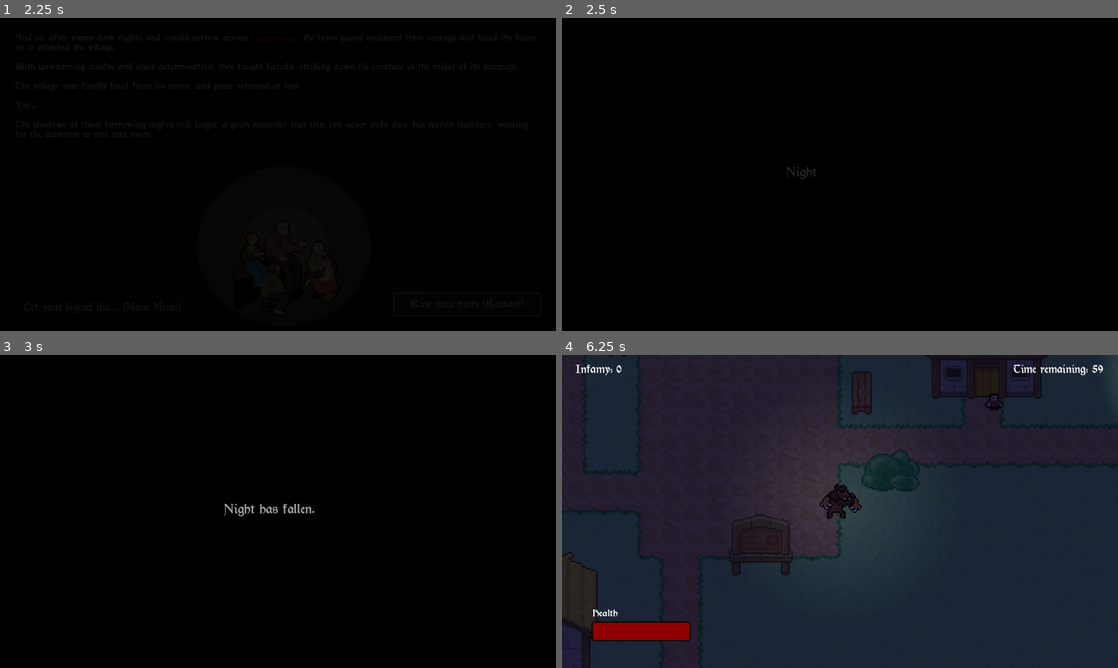
Above: before the commit, frames 1-4 (two rows, left to right).
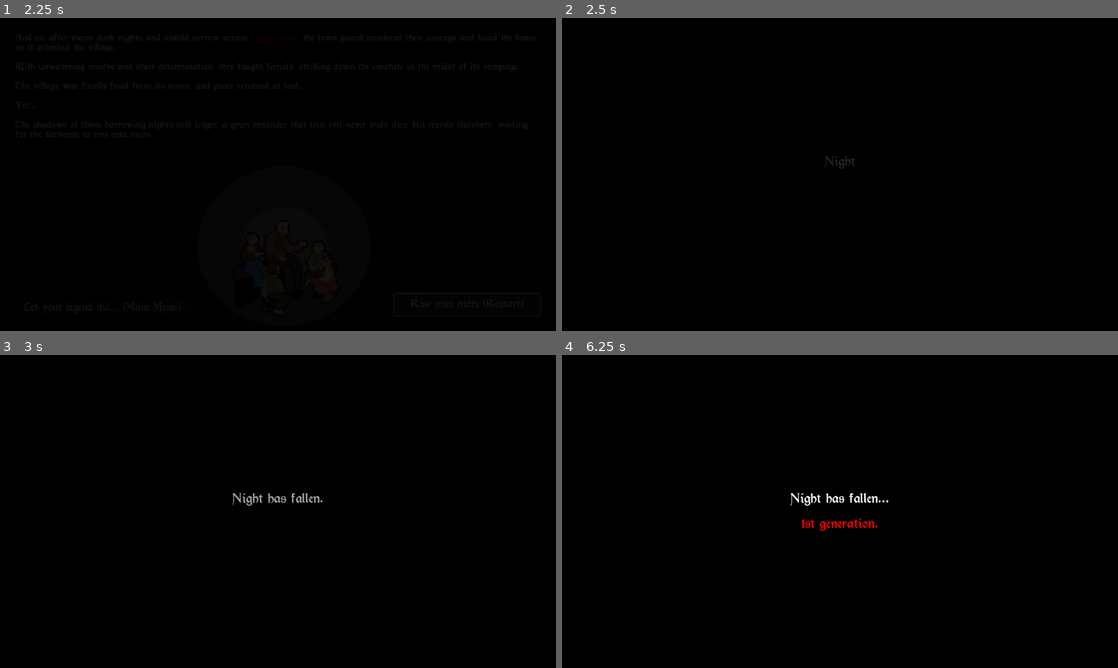
Above: after the commit, the same moments.

Repository: zhang-edward/folk-monster-game
Game: Godot game, scene res://scenes/GameOver.tscn
Two runs of this game, one before a commit and one after it. Both use one fixed random seed, a clock stepped at 60 frames per second and the inputs below. This scene is started directly instead of the project's main scene.
Inputs (mouse positions are in pixels of both pictures, inside the frame that each line leads up to):
- Up to frame 1 (2.25 s): hold Up (move_up) 0.53-1.25 s; hold Space (attack) 0.53-1.25 s; click (278, 174) at 0.67 s; click "Rise once more (Restart)" at 1.25 s; click "Rise once more (Restart)" at 2 s
- Up to frame 2 (2.5 s): no input
- Up to frame 3 (3 s): move the mouse to (278, 511) at 2.77 s; hold Up (move_up) from 2.78 s (still down); tap Shift (lunge) at 2.85 s; click (278, 511) at 2.92 s
- Up to frame 4 (6.25 s): move the mouse to (673, 464) at 3.52 s; release Up (move_up) at 3.53 s; hold Space (attack) 3.53-4.28 s; hold A (move_left) 3.53-5.03 s; move the mouse to (867, 511) at 4.27 s; tap Shift (lunge) at 4.35, 5.85 s; click (867, 511) at 4.42 s; move the mouse to (756, 433) at 5.02 s; hold S (move_down) 5.03-5.78 s; hold Space (attack) 5.03-5.78 s; move the mouse to (962, 495) at 5.77 s; hold D (move_right) from 5.78 s (still down)

Frame 1 is identical in both runs. In frame 2, 0.1% of the frame differs, in the area x 40-53%, y 44-52%; in frame 3, 0.5%; in frame 4, 99%, in the area x 0-100%, y 0-100%.

Commit message:
display generation number in pre game scene, tweak lunge damage, reset player variables on game over

Diff:
--- a/scenes/PreGameScene.tscn
+++ b/scenes/PreGameScene.tscn
@@ -29,10 +29,10 @@
 anchor_top = 0.5
 anchor_right = 0.5
 anchor_bottom = 0.5
-offset_left = -112.5
-offset_top = -16.0
-offset_right = 112.5
-offset_bottom = 16.0
+offset_left = -157.0
+offset_top = -38.0
+offset_right = 158.0
+offset_bottom = 57.0
 grow_horizontal = 2
 grow_vertical = 2
 theme_override_fonts/normal_font = ExtResource("2_2cyvk")
--- a/scripts/GameOverDialogue.gd
+++ b/scripts/GameOverDialogue.gd
@@ -27,7 +27,16 @@
 	$MainMenuButton.show()
 
 func _on_RestartButton_pressed():
+	reset_player_variables()
 	SceneTransition.change_scene_to_file("res://scenes/PreGameScene.tscn")
 
 func _on_MainMenuButton_pressed():
+	reset_player_variables()
 	SceneTransition.change_scene_to_file("res://scenes/MainMenu.tscn")
+
+
+func reset_player_variables():
+	_player_variables.generation_number = 1
+	_player_variables.kill_count = 0
+	_player_variables.player_score = 0
+	_player_variables.reset_player_powerup_level()
--- a/scripts/Main.gd
+++ b/scripts/Main.gd
@@ -29,6 +29,7 @@
 
 	if time_remaining <= 0 and not _switching_scenes:
 		_switching_scenes = true
+		_player_variables.generation_number += 1
 		%SceneAnimationPlayer.play("fade_in")
 		await %SceneAnimationPlayer.animation_finished
 		SceneTransition.change_scene_to_file("res://scenes/PowerUpSelect.tscn", 3.0)
--- a/scripts/Player.gd
+++ b/scripts/Player.gd
@@ -3,7 +3,7 @@
 
 const BASE_SPEED = 250
 const BASE_DAMAGE = 20
-const LUNGE_BASE_DAMAGE = 10
+const LUNGE_BASE_DAMAGE = 5
 const DAMAGE_UPGRADE_INCREMENT = 5
 const SPEED_UPGRADE_INCREMENT = 25
 const DEF_UPGRADE_INCREMENT = 5
--- a/scripts/PlayerVariables.gd
+++ b/scripts/PlayerVariables.gd
@@ -35,3 +35,7 @@
 func update_player_score(new_player_score):
 	player_score = new_player_score
 	player_score_updated.emit()
+
+func reset_player_powerup_level():
+	for key in player_powerup_levels:
+		player_powerup_levels[key] = 0
--- a/scripts/PreGameScene.gd
+++ b/scripts/PreGameScene.gd
@@ -5,8 +5,11 @@
 
 # Called when the node enters the scene tree for the first time.
 func _ready():
+	var num_generation = _player_variables.generation_number
+	var text = "Night has fallen...\n\n"
+	text += "[color=red]" + str(num_generation) + get_ordinal_suffix(num_generation) + " generation...[/color]"
 	_player_variables.kill_count = 0
-	%DialogueBox.init("Night has fallen...")
+	%DialogueBox.init("[center]" + text + "[/center]")
 	%DialogueBox.dialogue_finished.connect(_on_DialogueBox_dialogue_finished)
 
 func _on_DialogueBox_dialogue_finished():
@@ -14,3 +17,14 @@
 		return
 	switching = true
 	SceneTransition.change_scene_to_file("res://scenes/main.tscn")
+
+func get_ordinal_suffix(num_generation: int):
+	var modded = num_generation % 20
+	if modded == 1:
+		return "st"
+	elif modded == 2:
+		return "nd"
+	elif modded == 3:
+		return "rd"
+	else:
+		return "th"
Not shown: 1 places in prefabs/GuardVillager.tscn that only renumber resources
Not shown: 1 places in prefabs/Player.tscn that only renumber resources
Not shown: 1 places in scenes/PreGameScene.tscn that only renumber resources
